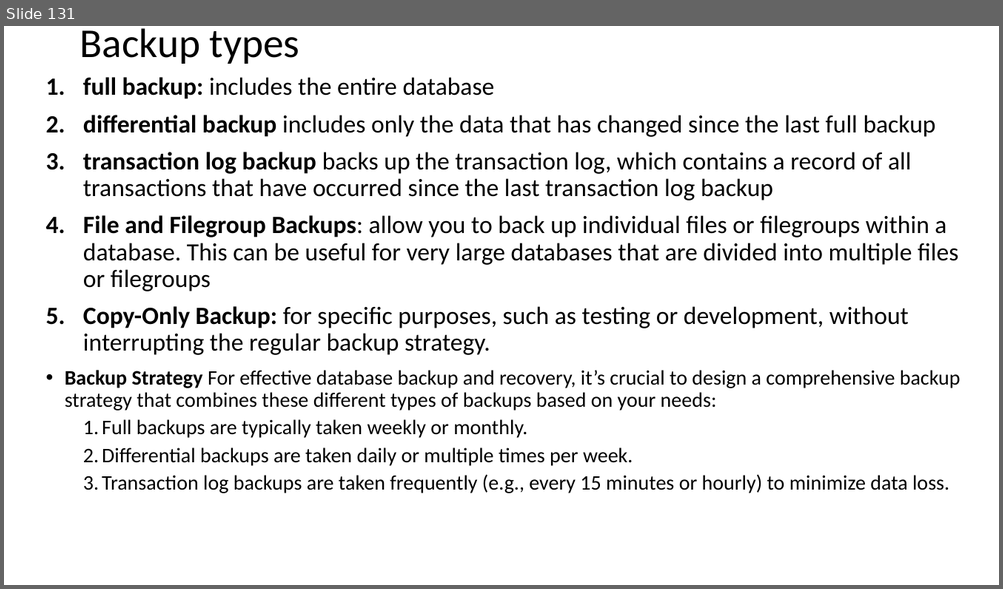
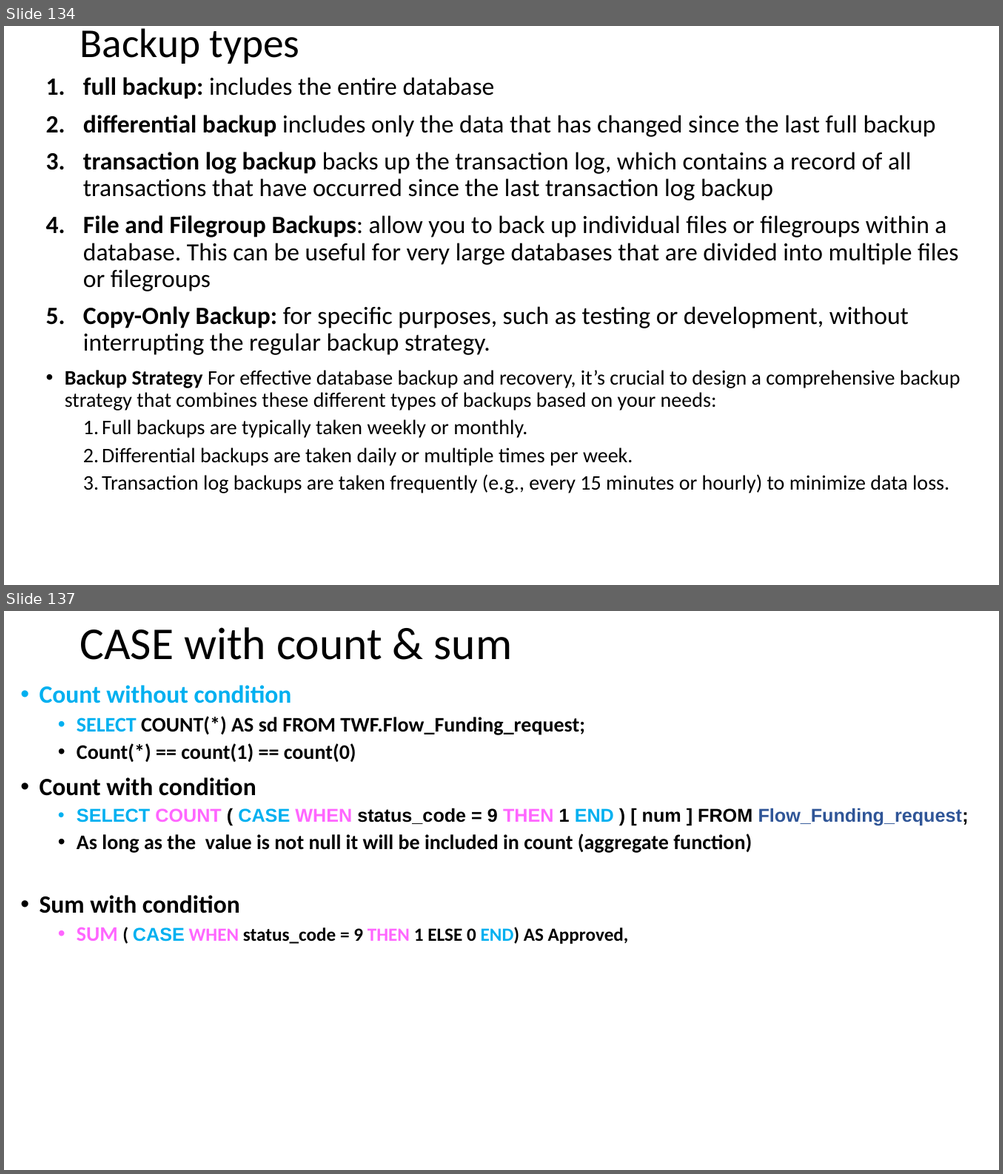
Before and after one commit to AhmedMohamedSamir1/Summary, a slide deck: DB.pptx. Shown one above the other, each under a label of ours: slide 131 before the commit, slides 134 and 137 after it; the slides between them are not shown. The pictures are 1003x589 and 1003x1174 pixels, drawn with LibreOffice and Linux fonts; fonts in the diff are those of the drawing. Boxes give left, top, right and bottom in pixels: in the first picture for what was removed or moved away, otherwise in the second. Text is boxed around its words. In the diff, an @@ line names an element or a change of style, - is before the commit and + after.

```diff
--- a/DB.pptx
+++ b/DB.pptx
@@ slide 137 added at box(4, 611, 999, 1170), background #FFFFFF @@
@@ title added at box(79, 627, 512, 660), 44 pt, text #000000 @@
+CASE with count & sum
@@ text added at box(40, 685, 968, 944), 20 pt, text #000000, bold @@
+• Count without condition
+  • SELECT COUNT(*) AS sd FROM TWF.Flow_Funding_request;
+  • Count(*) == count(1) == count(0)
+• Count with condition
+  • SELECT COUNT ( CASE WHEN status_code = 9 THEN 1 END ) [ num ] FROM Flow_Funding_request;
+  • As long as the value is not null it will be included in count (aggregate function)
+• Sum with condition
+  • SUM ( CASE WHEN status_code = 9 THEN 1 ELSE 0 END) AS Approved,
@@ what was slide 131 is now slide 134 @@
```
Also in this commit, not shown: 6 slides changed, 7 other slides added, 7 other files.
